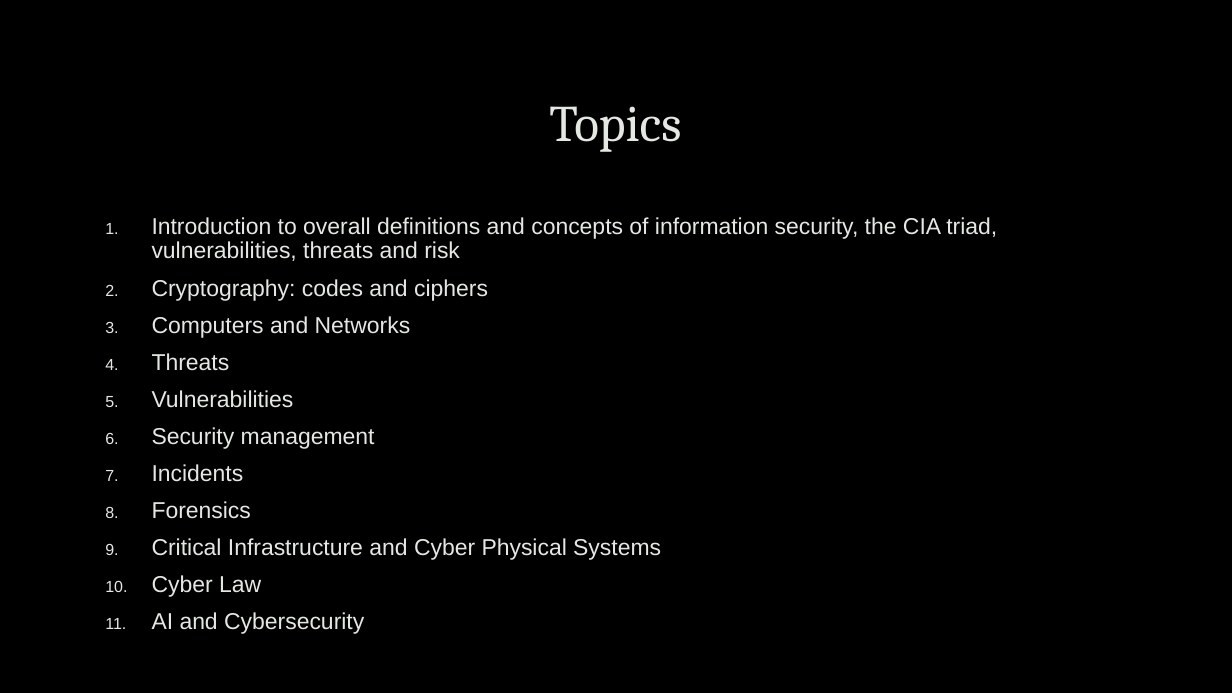
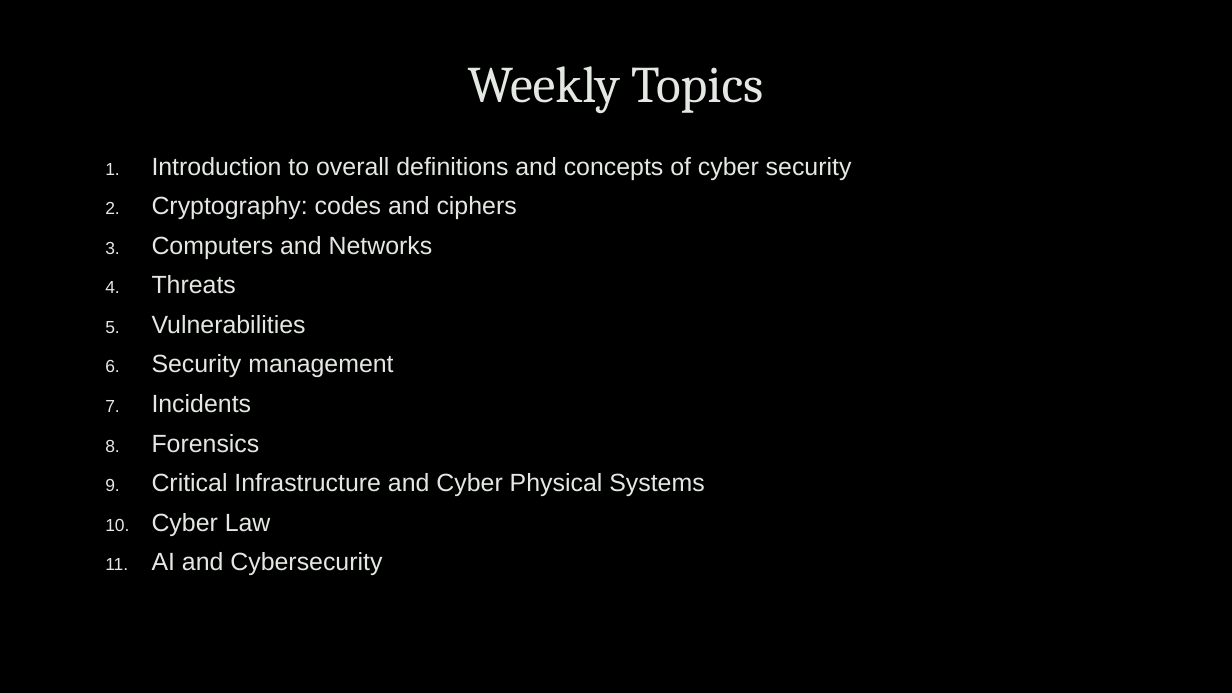
Before and after one commit to uwacyber/cits1003, a slide deck: slide 26 of cits1003-lecture_slides/CITS1003-0 Overview.pptx (slide 10 before the commit). Drawn at 1232x693 pixels with LibreOffice and Linux fonts; fonts in the diff are those of the drawing; background and template pictures are left out. Boxes give left, top, right and bottom in pixels: in the first picture for what was removed or moved away, otherwise in the second. Text is boxed around its words. In the diff, an @@ line names an element or a change of style, - is before the commit and + after.

```diff
--- a/cits1003-lecture_slides/CITS1003-0 Overview.pptx
+++ b/cits1003-lecture_slides/CITS1003-0 Overview.pptx
@@ title at bbox=[468, 66, 763, 113]: text changed @@
-Topics
+Weekly Topics
@@ text "Introduction to overall definitions and ...": place and size @@
-text "Introduction to overall definitions and ..." at bbox=[152, 217, 997, 634]
+text "Introduction to overall definitions and ..." at bbox=[152, 157, 852, 575]
@@ text at bbox=[152, 157, 852, 180]: text changed; size 17.9 to 19.4 pt @@
-1. Introduction to overall definitions and concepts of information security, the CIA triad, vulnerabilities, threats and risk
+1. Introduction to overall definitions and concepts of cyber security
@@ text at bbox=[152, 196, 704, 575]: size 17.9 to 19.4 pt in "Cryptography: codes and ciphers", "Computers and Networks", "Threats", "Vulnerabilities" and 6 more places @@
```
Also in this commit, not shown: 13 other slides changed, 17 slides added, 4 slides removed.
